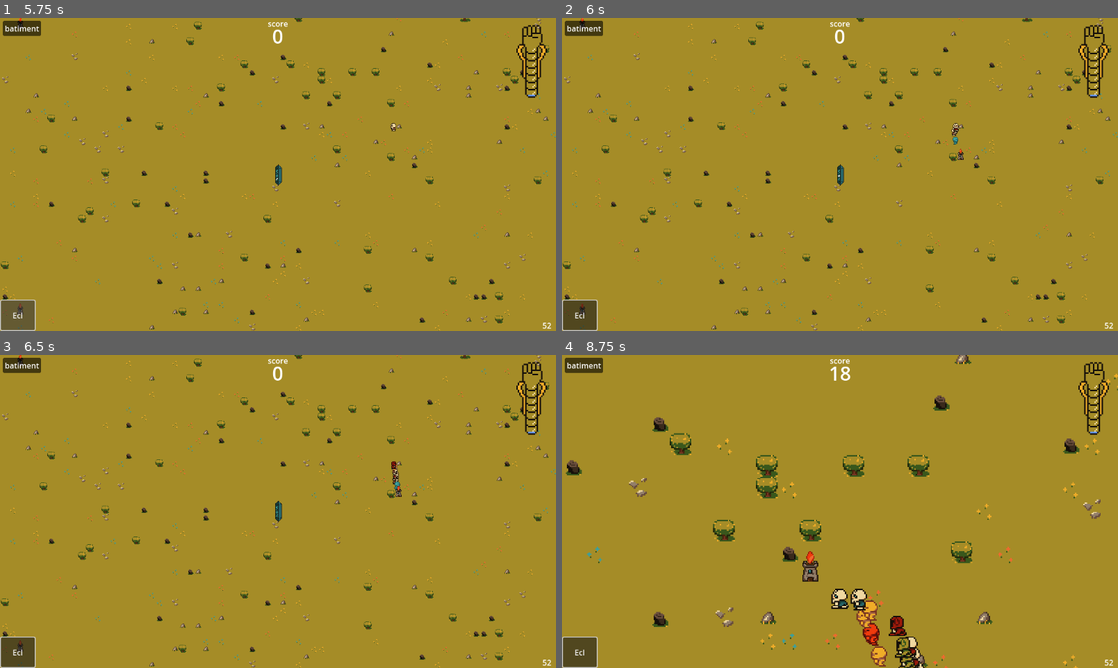
Above: before the commit, frames 1-4 (two rows, left to right).
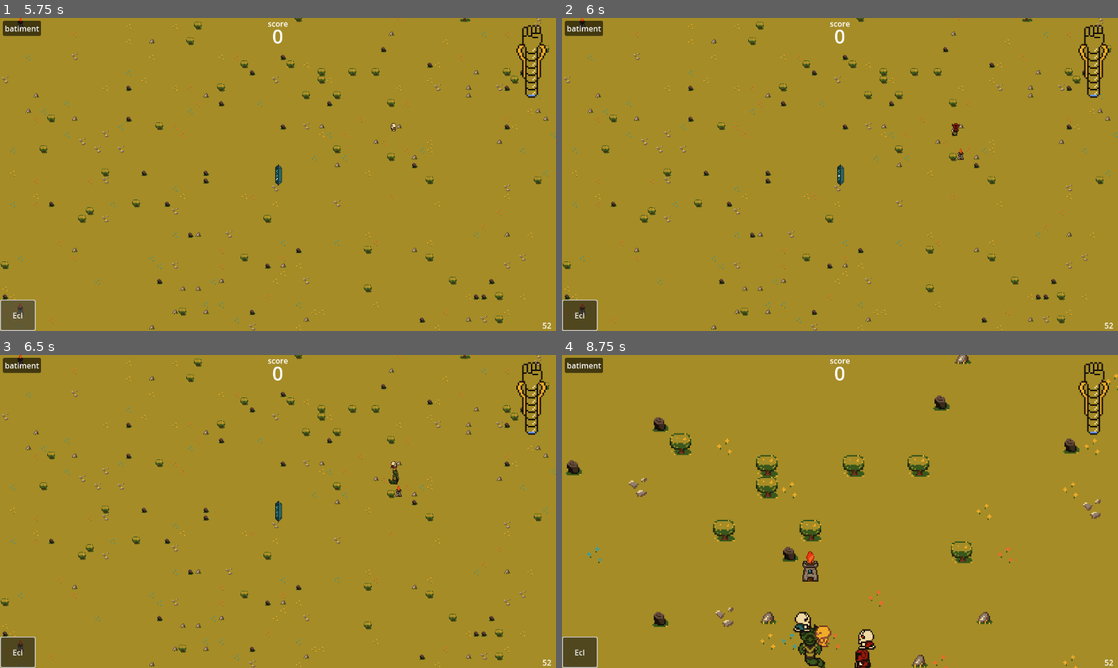
Above: after the commit, the same moments.

Repository: Nuxnuxx/gamejam-2024
Game: Godot game, scene res://Menu/main_menu.tscn
Two runs of this game, one before a commit and one after it. Both use one fixed random seed, a clock stepped at 60 frames per second and the inputs below.
Inputs (mouse positions are in pixels of both pictures, inside the frame that each line leads up to):
- Up to frame 1 (5.75 s): click "JOUER" at 0.5 s; click "batiment" at 1.25 s; click "Ecl" at 2 s; click "batiment" at 2.75 s; click "Ecl" at 3.5 s; click "batiment" at 4.25 s; click "Ecl" at 5 s
- Up to frame 2 (6 s): move the mouse to (962, 158) at 5.77 s; press the mouse at (962, 158) at 5.78 s
- Up to frame 3 (6.5 s): no input
- Up to frame 4 (8.75 s): tap Enter at 6.5 s; move the mouse to (728, 527) at 6.52 s; release the mouse at (728, 527) at 6.53 s; tap Mouse wheel down (unzoom) at 6.6 s; move the mouse to (895, 442) at 7.27 s; hold Mouse wheel up (zoom) 7.28-8.03 s; move the mouse to (812, 574) at 8.02 s; click (812, 574) at 8.1 s

Frame 1 is identical in both runs. In frame 2, less than 0.1% of the frame differs, in the area x 70-72%, y 33-41%; in frame 3, less than 0.1%; in frame 4, 2.4%, in the area x 41-66%, y 3-100%.

Commit message:
added snake and Boss mobs

Diff:
--- /dev/null
+++ b/Actors/Ennemy/EnnemyShape/EnnemyShapeSprite/fire_boss_sprite.tscn
@@ -0,0 +1,381 @@
+[gd_scene load_steps=54 format=3 uid="uid://d06lova67fd83"]
+
+[ext_resource type="Texture2D" uid="uid://b7rulqjq0keuu" path="res://Sprites/Spritesheets/BossWalkFront.png" id="1_fka4i"]
+[ext_resource type="Texture2D" uid="uid://c71t0y8t2vwna" path="res://Sprites/Spritesheets/BossAttackFront.png" id="1_i7hpp"]
+[ext_resource type="Texture2D" uid="uid://chdviwdb8fhh4" path="res://Sprites/Spritesheets/BossWalkBack.png" id="2_0fl0m"]
+[ext_resource type="Texture2D" uid="uid://cs1g2pnkwwwsn" path="res://Sprites/Spritesheets/BossAttackBack.png" id="2_iwt71"]
+
+[sub_resource type="AtlasTexture" id="AtlasTexture_hhi3b"]
+atlas = ExtResource("1_i7hpp")
+region = Rect2(0, 0, 64, 48)
+
+[sub_resource type="AtlasTexture" id="AtlasTexture_26nhh"]
+atlas = ExtResource("1_i7hpp")
+region = Rect2(64, 0, 64, 48)
+
+[sub_resource type="AtlasTexture" id="AtlasTexture_k8evf"]
+atlas = ExtResource("1_i7hpp")
+region = Rect2(128, 0, 64, 48)
+
+[sub_resource type="AtlasTexture" id="AtlasTexture_6dwuh"]
+atlas = ExtResource("1_i7hpp")
+region = Rect2(192, 0, 64, 48)
+
+[sub_resource type="AtlasTexture" id="AtlasTexture_pdhmw"]
+atlas = ExtResource("1_i7hpp")
+region = Rect2(256, 0, 64, 48)
+
+[sub_resource type="AtlasTexture" id="AtlasTexture_7ebnl"]
+atlas = ExtResource("1_i7hpp")
+region = Rect2(320, 0, 64, 48)
+
+[sub_resource type="AtlasTexture" id="AtlasTexture_mp2qf"]
+atlas = ExtResource("2_iwt71")
+region = Rect2(0, 0, 64, 48)
+
+[sub_resource type="AtlasTexture" id="AtlasTexture_ry0vb"]
+atlas = ExtResource("2_iwt71")
+region = Rect2(64, 0, 64, 48)
+
+[sub_resource type="AtlasTexture" id="AtlasTexture_7pe6g"]
+atlas = ExtResource("2_iwt71")
+region = Rect2(128, 0, 64, 48)
+
+[sub_resource type="AtlasTexture" id="AtlasTexture_qn4sx"]
+atlas = ExtResource("2_iwt71")
+region = Rect2(192, 0, 64, 48)
+
+[sub_resource type="AtlasTexture" id="AtlasTexture_asv86"]
+atlas = ExtResource("2_iwt71")
+region = Rect2(256, 0, 64, 48)
+
+[sub_resource type="AtlasTexture" id="AtlasTexture_shxb7"]
+atlas = ExtResource("2_iwt71")
+region = Rect2(320, 0, 64, 48)
+
+[sub_resource type="AtlasTexture" id="AtlasTexture_ewr6y"]
+atlas = ExtResource("1_fka4i")
+region = Rect2(0, 0, 64, 48)
+
+[sub_resource type="AtlasTexture" id="AtlasTexture_qfqiu"]
+atlas = ExtResource("1_fka4i")
+region = Rect2(64, 0, 64, 48)
+
+[sub_resource type="AtlasTexture" id="AtlasTexture_2o2fb"]
+atlas = ExtResource("1_fka4i")
+region = Rect2(128, 0, 64, 48)
+
+[sub_resource type="AtlasTexture" id="AtlasTexture_28g85"]
+atlas = ExtResource("1_fka4i")
+region = Rect2(192, 0, 64, 48)
+
+[sub_resource type="AtlasTexture" id="AtlasTexture_7m3pb"]
+atlas = ExtResource("1_fka4i")
+region = Rect2(256, 0, 64, 48)
+
+[sub_resource type="AtlasTexture" id="AtlasTexture_wgavp"]
+atlas = ExtResource("1_fka4i")
+region = Rect2(320, 0, 64, 48)
+
+[sub_resource type="AtlasTexture" id="AtlasTexture_o5v3l"]
+atlas = ExtResource("1_fka4i")
+region = Rect2(384, 0, 64, 48)
+
+[sub_resource type="AtlasTexture" id="AtlasTexture_j4ain"]
+atlas = ExtResource("1_fka4i")
+region = Rect2(448, 0, 64, 48)
+
+[sub_resource type="AtlasTexture" id="AtlasTexture_yhop8"]
+atlas = ExtResource("1_fka4i")
+region = Rect2(512, 0, 64, 48)
+
+[sub_resource type="AtlasTexture" id="AtlasTexture_jppx7"]
+atlas = ExtResource("1_fka4i")
+region = Rect2(0, 0, 64, 48)
+
+[sub_resource type="AtlasTexture" id="AtlasTexture_qxtdw"]
+atlas = ExtResource("1_fka4i")
+region = Rect2(64, 0, 64, 48)
+
+[sub_resource type="AtlasTexture" id="AtlasTexture_rbbtt"]
+atlas = ExtResource("1_fka4i")
+region = Rect2(128, 0, 64, 48)
+
+[sub_resource type="AtlasTexture" id="AtlasTexture_wctoa"]
+atlas = ExtResource("1_fka4i")
+region = Rect2(192, 0, 64, 48)
+
+[sub_resource type="AtlasTexture" id="AtlasTexture_mxlow"]
+atlas = ExtResource("1_fka4i")
+region = Rect2(256, 0, 64, 48)
+
+[sub_resource type="AtlasTexture" id="AtlasTexture_1f2u4"]
+atlas = ExtResource("1_fka4i")
+region = Rect2(320, 0, 64, 48)
+
+[sub_resource type="AtlasTexture" id="AtlasTexture_mvhmi"]
+atlas = ExtResource("1_fka4i")
+region = Rect2(384, 0, 64, 48)
+
+[sub_resource type="AtlasTexture" id="AtlasTexture_st3q3"]
+atlas = ExtResource("1_fka4i")
+region = Rect2(448, 0, 64, 48)
+
+[sub_resource type="AtlasTexture" id="AtlasTexture_44b4d"]
+atlas = ExtResource("1_fka4i")
+region = Rect2(512, 0, 64, 48)
+
+[sub_resource type="AtlasTexture" id="AtlasTexture_o40ox"]
+atlas = ExtResource("2_0fl0m")
+region = Rect2(0, 0, 64, 48)
+
+[sub_resource type="AtlasTexture" id="AtlasTexture_jeqg6"]
+atlas = ExtResource("2_0fl0m")
+region = Rect2(64, 0, 64, 48)
+
+[sub_resource type="AtlasTexture" id="AtlasTexture_fr1m4"]
+atlas = ExtResource("2_0fl0m")
+region = Rect2(128, 0, 64, 48)
+
+[sub_resource type="AtlasTexture" id="AtlasTexture_fydos"]
+atlas = ExtResource("2_0fl0m")
+region = Rect2(192, 0, 64, 48)
+
+[sub_resource type="AtlasTexture" id="AtlasTexture_a4tv2"]
+atlas = ExtResource("2_0fl0m")
+region = Rect2(256, 0, 64, 48)
+
+[sub_resource type="AtlasTexture" id="AtlasTexture_ll32f"]
+atlas = ExtResource("2_0fl0m")
+region = Rect2(320, 0, 64, 48)
+
+[sub_resource type="AtlasTexture" id="AtlasTexture_pyrc5"]
+atlas = ExtResource("2_0fl0m")
+region = Rect2(384, 0, 64, 48)
+
+[sub_resource type="AtlasTexture" id="AtlasTexture_4egad"]
+atlas = ExtResource("2_0fl0m")
+region = Rect2(448, 0, 64, 48)
+
+[sub_resource type="AtlasTexture" id="AtlasTexture_c4l6u"]
+atlas = ExtResource("2_0fl0m")
+region = Rect2(512, 0, 64, 48)
+
+[sub_resource type="AtlasTexture" id="AtlasTexture_nfp3u"]
+atlas = ExtResource("2_0fl0m")
+region = Rect2(0, 0, 64, 48)
+
+[sub_resource type="AtlasTexture" id="AtlasTexture_c86vu"]
+atlas = ExtResource("2_0fl0m")
+region = Rect2(64, 0, 64, 48)
+
+[sub_resource type="AtlasTexture" id="AtlasTexture_i3h7j"]
+atlas = ExtResource("2_0fl0m")
+region = Rect2(128, 0, 64, 48)
+
+[sub_resource type="AtlasTexture" id="AtlasTexture_eghja"]
+atlas = ExtResource("2_0fl0m")
+region = Rect2(192, 0, 64, 48)
+
+[sub_resource type="AtlasTexture" id="AtlasTexture_01tpp"]
+atlas = ExtResource("2_0fl0m")
+region = Rect2(256, 0, 64, 48)
+
+[sub_resource type="AtlasTexture" id="AtlasTexture_jygqg"]
+atlas = ExtResource("2_0fl0m")
+region = Rect2(320, 0, 64, 48)
+
+[sub_resource type="AtlasTexture" id="AtlasTexture_5543t"]
+atlas = ExtResource("2_0fl0m")
+region = Rect2(384, 0, 64, 48)
+
+[sub_resource type="AtlasTexture" id="AtlasTexture_qdqte"]
+atlas = ExtResource("2_0fl0m")
+region = Rect2(448, 0, 64, 48)
+
+[sub_resource type="AtlasTexture" id="AtlasTexture_rrbwn"]
+atlas = ExtResource("2_0fl0m")
+region = Rect2(512, 0, 64, 48)
+
+[sub_resource type="SpriteFrames" id="SpriteFrames_lc18k"]
+animations = [{
+"frames": [{
+"duration": 1.0,
+"texture": SubResource("AtlasTexture_hhi3b")
+}, {
+"duration": 1.0,
+"texture": SubResource("AtlasTexture_26nhh")
+}, {
+"duration": 1.0,
+"texture": SubResource("AtlasTexture_k8evf")
+}, {
+"duration": 1.0,
+"texture": SubResource("AtlasTexture_6dwuh")
+}, {
+"duration": 1.0,
+"texture": SubResource("AtlasTexture_pdhmw")
+}, {
+"duration": 1.0,
+"texture": SubResource("AtlasTexture_7ebnl")
+}],
+"loop": false,
+"name": &"attack_down",
+"speed": 6.0
+}, {
+"frames": [{
+"duration": 1.0,
+"texture": SubResource("AtlasTexture_mp2qf")
+}, {
+"duration": 1.0,
+"texture": SubResource("AtlasTexture_ry0vb")
+}, {
+"duration": 1.0,
+"texture": SubResource("AtlasTexture_7pe6g")
+}, {
+"duration": 1.0,
+"texture": SubResource("AtlasTexture_qn4sx")
+}, {
+"duration": 1.0,
+"texture": SubResource("AtlasTexture_asv86")
+}, {
+"duration": 1.0,
+"texture": SubResource("AtlasTexture_shxb7")
+}],
+"loop": false,
+"name": &"attack_up",
+"speed": 6.0
+}, {
+"frames": [{
+"duration": 1.0,
+"texture": SubResource("AtlasTexture_ewr6y")
+}, {
+"duration": 1.0,
+"texture": SubResource("AtlasTexture_qfqiu")
+}, {
+"duration": 1.0,
+"texture": SubResource("AtlasTexture_2o2fb")
+}, {
+"duration": 1.0,
+"texture": SubResource("AtlasTexture_28g85")
+}, {
+"duration": 1.0,
+"texture": SubResource("AtlasTexture_7m3pb")
+}, {
+"duration": 1.0,
+"texture": SubResource("AtlasTexture_wgavp")
+}, {
+"duration": 1.0,
+"texture": SubResource("AtlasTexture_o5v3l")
+}, {
+"duration": 1.0,
+"texture": SubResource("AtlasTexture_j4ain")
+}, {
+"duration": 1.0,
+"texture": SubResource("AtlasTexture_yhop8")
+}],
+"loop": true,
+"name": &"walk_down",
+"speed": 6.0
+}, {
+"frames": [{
+"duration": 1.0,
+"texture": SubResource("AtlasTexture_jppx7")
+}, {
+"duration": 1.0,
+"texture": SubResource("AtlasTexture_qxtdw")
+}, {
+"duration": 1.0,
+"texture": SubResource("AtlasTexture_rbbtt")
+}, {
+"duration": 1.0,
+"texture": SubResource("AtlasTexture_wctoa")
+}, {
+"duration": 1.0,
+"texture": SubResource("AtlasTexture_mxlow")
+}, {
+"duration": 1.0,
+"texture": SubResource("AtlasTexture_1f2u4")
+}, {
+"duration": 1.0,
+"texture": SubResource("AtlasTexture_mvhmi")
+}, {
+"duration": 1.0,
+"texture": SubResource("AtlasTexture_st3q3")
+}, {
+"duration": 1.0,
+"texture": SubResource("AtlasTexture_44b4d")
+}],
+"loop": true,
+"name": &"walk_left",
+"speed": 6.0
+}, {
+"frames": [{
+"duration": 1.0,
+"texture": SubResource("AtlasTexture_o40ox")
+}, {
+"duration": 1.0,
+"texture": SubResource("AtlasTexture_jeqg6")
+}, {
+"duration": 1.0,
+"texture": SubResource("AtlasTexture_fr1m4")
+}, {
+"duration": 1.0,
+"texture": SubResource("AtlasTexture_fydos")
+}, {
+"duration": 1.0,
+"texture": SubResource("AtlasTexture_a4tv2")
+}, {
+"duration": 1.0,
+"texture": SubResource("AtlasTexture_ll32f")
+}, {
+"duration": 1.0,
+"texture": SubResource("AtlasTexture_pyrc5")
+}, {
+"duration": 1.0,
+"texture": SubResource("AtlasTexture_4egad")
+}, {
+"duration": 1.0,
+"texture": SubResource("AtlasTexture_c4l6u")
+}],
+"loop": true,
+"name": &"walk_right",
+"speed": 6.0
+}, {
+"frames": [{
+"duration": 1.0,
+"texture": SubResource("AtlasTexture_nfp3u")
+}, {
+"duration": 1.0,
+"texture": SubResource("AtlasTexture_c86vu")
+}, {
+"duration": 1.0,
+"texture": SubResource("AtlasTexture_i3h7j")
+}, {
+"duration": 1.0,
+"texture": SubResource("AtlasTexture_eghja")
+}, {
+"duration": 1.0,
+"texture": SubResource("AtlasTexture_01tpp")
+}, {
+"duration": 1.0,
+"texture": SubResource("AtlasTexture_jygqg")
+}, {
+"duration": 1.0,
+"texture": SubResource("AtlasTexture_5543t")
+}, {
+"duration": 1.0,
+"texture": SubResource("AtlasTexture_qdqte")
+}, {
+"duration": 1.0,
+"texture": SubResource("AtlasTexture_rrbwn")
+}],
+"loop": true,
+"name": &"walk_up",
+"speed": 6.0
+}]
+
+[node name="Sprite" type="AnimatedSprite2D"]
+texture_filter = 1
+sprite_frames = SubResource("SpriteFrames_lc18k")
+animation = &"attack_down"
+autoplay = "walk_down"
--- /dev/null
+++ b/Actors/Ennemy/EnnemyShape/EnnemyShapeSprite/snake_sprite.tscn
@@ -0,0 +1,75 @@
+[gd_scene load_steps=9 format=3 uid="uid://d05sxcl3dk3l7"]
+
+[ext_resource type="Texture2D" uid="uid://b7tnfnkq8xuf8" path="res://Sprites/Spritesheets/Serpents.png" id="1_n08mv"]
+
+[sub_resource type="AtlasTexture" id="AtlasTexture_kx0up"]
+atlas = ExtResource("1_n08mv")
+region = Rect2(30, 0, 30, 34)
+
+[sub_resource type="AtlasTexture" id="AtlasTexture_6xwcx"]
+atlas = ExtResource("1_n08mv")
+region = Rect2(60, 0, 30, 34)
+
+[sub_resource type="AtlasTexture" id="AtlasTexture_c3b8u"]
+atlas = ExtResource("1_n08mv")
+region = Rect2(90, 0, 30, 34)
+
+[sub_resource type="AtlasTexture" id="AtlasTexture_th0d8"]
+atlas = ExtResource("1_n08mv")
+region = Rect2(0, 0, 30, 34)
+
+[sub_resource type="AtlasTexture" id="AtlasTexture_0og01"]
+atlas = ExtResource("1_n08mv")
+region = Rect2(120, 0, 30, 34)
+
+[sub_resource type="AtlasTexture" id="AtlasTexture_4bm5g"]
+atlas = ExtResource("1_n08mv")
+region = Rect2(150, 0, 30, 34)
+
+[sub_resource type="SpriteFrames" id="SpriteFrames_lc18k"]
+animations = [{
+"frames": [{
+"duration": 1.0,
+"texture": SubResource("AtlasTexture_kx0up")
+}, {
+"duration": 1.0,
+"texture": SubResource("AtlasTexture_6xwcx")
+}],
+"loop": true,
+"name": &"walk_down",
+"speed": 3.0
+}, {
+"frames": [{
+"duration": 1.0,
+"texture": SubResource("AtlasTexture_c3b8u")
+}],
+"loop": true,
+"name": &"walk_left",
+"speed": 3.0
+}, {
+"frames": [{
+"duration": 1.0,
+"texture": SubResource("AtlasTexture_th0d8")
+}],
+"loop": true,
+"name": &"walk_right",
+"speed": 3.0
+}, {
+"frames": [{
+"duration": 1.0,
+"texture": SubResource("AtlasTexture_0og01")
+}, {
+"duration": 1.0,
+"texture": SubResource("AtlasTexture_4bm5g")
+}],
+"loop": true,
+"name": &"walk_up",
+"speed": 3.0
+}]
+
+[node name="Sprite" type="AnimatedSprite2D"]
+texture_filter = 1
+sprite_frames = SubResource("SpriteFrames_lc18k")
+animation = &"walk_down"
+autoplay = "walk_down"
+frame_progress = 0.888296
--- /dev/null
+++ b/Actors/Ennemy/EnnemyShape/fire_boss.tscn
@@ -0,0 +1,16 @@
+[gd_scene load_steps=3 format=3 uid="uid://cs16yg5ikeyjs"]
+
+[ext_resource type="PackedScene" uid="uid://d06lova67fd83" path="res://Actors/Ennemy/EnnemyShape/EnnemyShapeSprite/fire_boss_sprite.tscn" id="1_d70iu"]
+
+[sub_resource type="RectangleShape2D" id="RectangleShape2D_wac6n"]
+size = Vector2(46, 40)
+
+[node name="fire_boss" type="Area2D"]
+
+[node name="CollisionShape2D" type="CollisionShape2D" parent="."]
+position = Vector2(-2, 3)
+shape = SubResource("RectangleShape2D_wac6n")
+
+[node name="Sprite" parent="." instance=ExtResource("1_d70iu")]
+animation = &"walk_down"
+frame_progress = 0.0
--- /dev/null
+++ b/Actors/Ennemy/EnnemyShape/snake.tscn
@@ -0,0 +1,15 @@
+[gd_scene load_steps=3 format=3 uid="uid://1waboggxuxdu"]
+
+[ext_resource type="PackedScene" uid="uid://d05sxcl3dk3l7" path="res://Actors/Ennemy/EnnemyShape/EnnemyShapeSprite/snake_sprite.tscn" id="1_43rul"]
+
+[sub_resource type="RectangleShape2D" id="RectangleShape2D_wac6n"]
+size = Vector2(25, 33)
+
+[node name="snake" type="Area2D"]
+
+[node name="CollisionShape2D" type="CollisionShape2D" parent="."]
+position = Vector2(0.5, 0.5)
+shape = SubResource("RectangleShape2D_wac6n")
+
+[node name="Sprite" parent="." instance=ExtResource("1_43rul")]
+frame_progress = 0.712789
--- a/game_manager/game_manager.gd
+++ b/game_manager/game_manager.gd
@@ -17,6 +17,7 @@
 		"attacking_rate": 2,
 		"attacking_damages": 10,
 		"score_value": 5,
+		"sound": "skeleton",
 	},
 	{
 		"name": "skeleton_rouge",
@@ -28,6 +29,7 @@
 		"attacking_rate": 2.5,
 		"attacking_damages": 20,
 		"score_value": 7,
+		"sound": "skeleton",
 	},
 	{
 		"name": "skeleton_bleu",
@@ -39,6 +41,7 @@
 		"attacking_rate": 1.5,
 		"attacking_damages": 5,
 		"score_value": 7,
+		"sound": "skeleton",
 	},
 
 	{
@@ -51,6 +54,7 @@
 		"attacking_rate": 2,
 		"attacking_damages": 15,
 		"score_value": 7,
+		"sound": "ghost",
 	},
 	{
 		"name": "ghost_rouge",
@@ -62,6 +66,7 @@
 		"attacking_rate": 2.5,
 		"attacking_damages": 25,
 		"score_value": 9,
+		"sound": "ghost",
 	},
 	{
 		"name": "ghost_bleu",
@@ -73,6 +78,7 @@
 		"attacking_rate": 1.5,
 		"attacking_damages": 10,
 		"score_value": 9,
+		"sound": "ghost",
 	},
 
 	{
@@ -85,6 +91,7 @@
 		"attacking_rate": 2,
 		"attacking_damages": 30,
 		"score_value": 15,
+		"sound": "knight",
 	},
 	{
 		"name": "knight_rouge",
@@ -96,6 +103,7 @@
 		"attacking_rate": 2.5,
 		"attacking_damages": 50,
 		"score_value": 18,
+		"sound": "knight",
 	},
 	{
 		"name": "knight_bleu",
@@ -107,6 +115,31 @@
 		"attacking_rate": 1.5,
 		"attacking_damages": 30,
 		"score_value": 20,
+		"sound": "knight",
+	},
+	{
+		"name": "snake",
+		"difficulty": 25,
+		"difficulty_min": 280,
+		"speed": 95,
+		"health": 200,
+		"earning": 44,
+		"attacking_rate": 1.7,
+		"attacking_damages": 70,
+		"score_value": 40,
+		"sound": "snake",
+	},
+	{
+		"name": "fire_boss",
+		"difficulty": 35,
+		"difficulty_min": 300,
+		"speed": 30,
+		"health": 700,
+		"earning": 100,
+		"attacking_rate": 1,
+		"attacking_damages": 100,
+		"score_value": 60,
+		"sound": "fire_boss",
 	},
 ]
 
Binary file added: Sprites/Spritesheets/BossAttackBack.png
Not shown, added: Sprites/Spritesheets/BossAttackBack.png.import
Binary file added: Sprites/Spritesheets/BossAttackFront.png
Not shown, added: Sprites/Spritesheets/BossAttackFront.png.import
Binary file added: Sprites/Spritesheets/BossWalkBack.png
Not shown, added: Sprites/Spritesheets/BossWalkBack.png.import
Binary file added: Sprites/Spritesheets/BossWalkFront.png
Not shown, added: Sprites/Spritesheets/BossWalkFront.png.import
